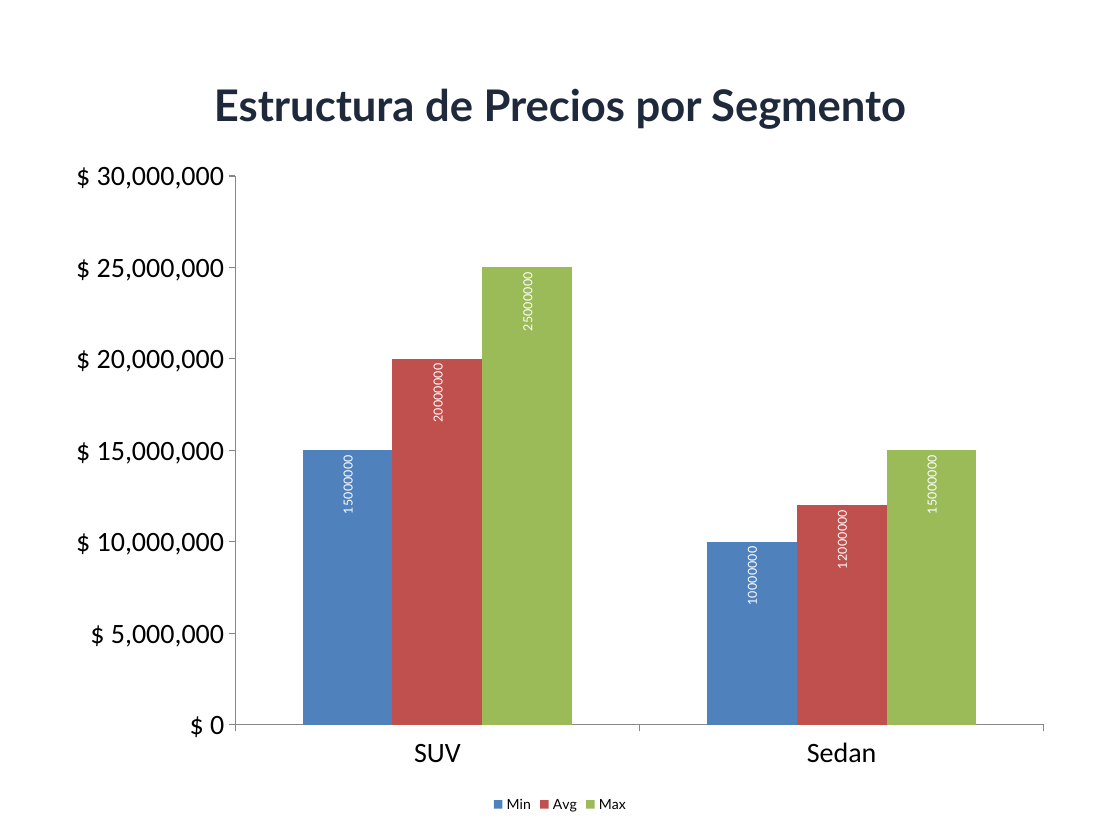
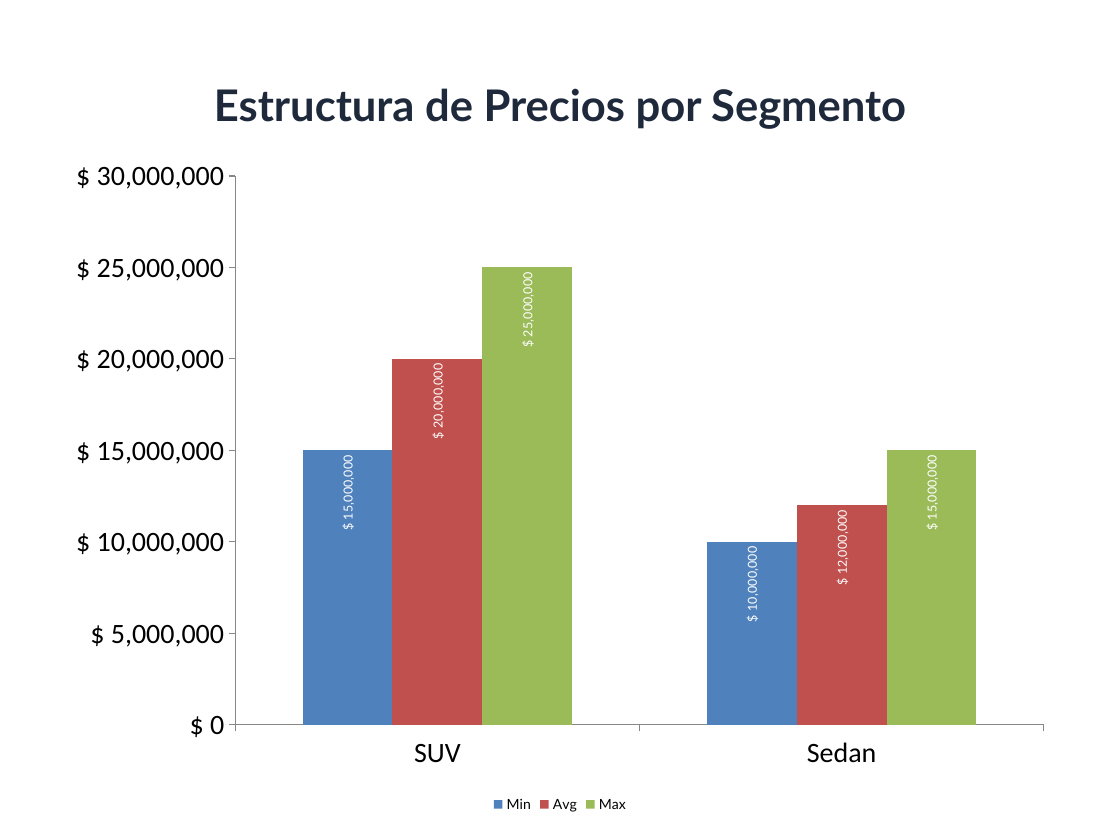
Before and after one commit to GabrielGlezG/PricingEngine, a slide deck: slide 6 of test_output_charts.pptx. Drawn at 1120x840 pixels with LibreOffice and Linux fonts; fonts in the diff are those of the drawing. Boxes give left, top, right and bottom in pixels: in the first picture for what was removed or moved away, otherwise in the second. Text is boxed around its words. In the diff, an @@ line names an element or a change of style, - is before the commit and + after.

```diff
--- a/test_output_charts.pptx
+++ b/test_output_charts.pptx
@@ column chart at [56, 146, 1064, 818] @@
@@ data labels of Min changed @@
@@ data labels of Avg changed @@
@@ data labels of Max changed @@
@@ value axis changed @@
```
Also in this commit, not shown: 3 other slides changed, 4 slides added, 2 slides removed, 4 other files.
